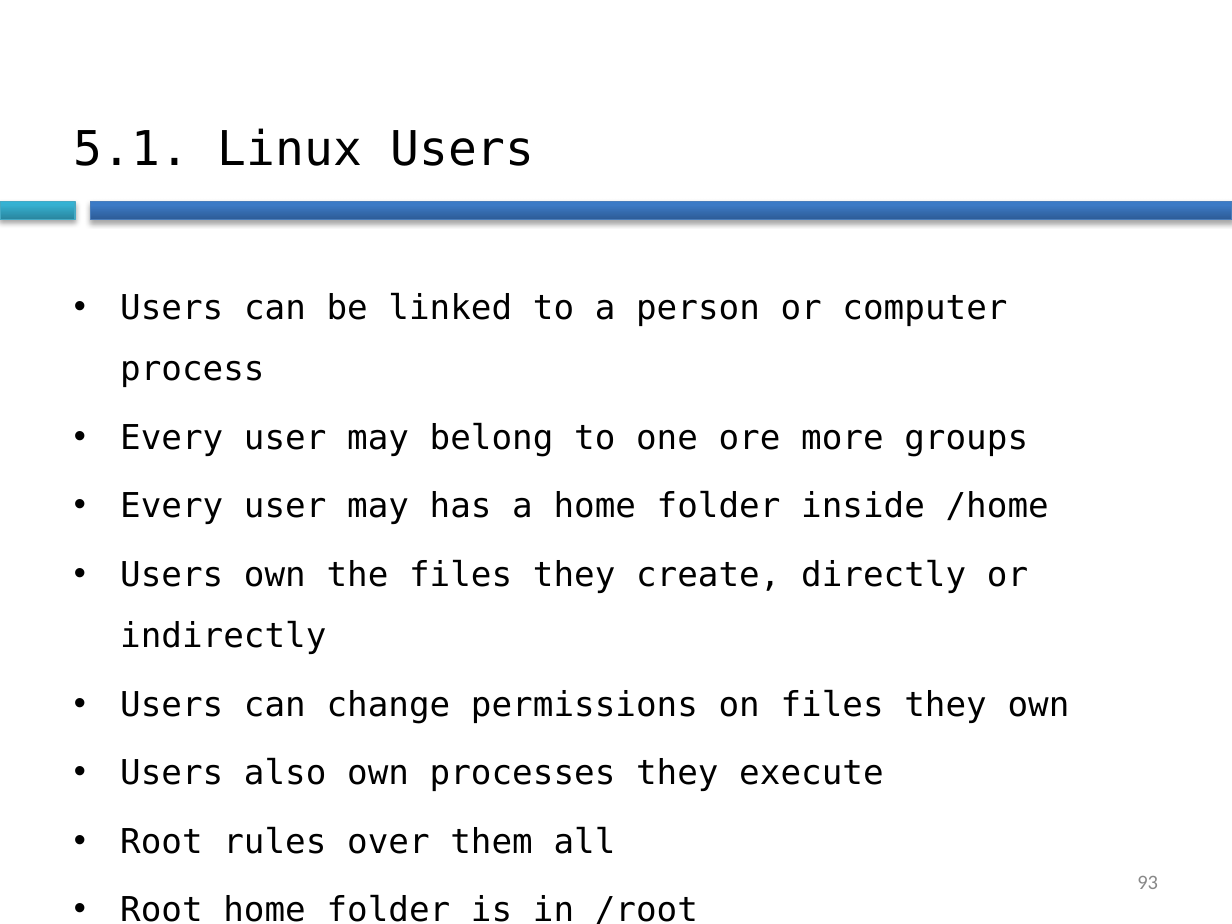
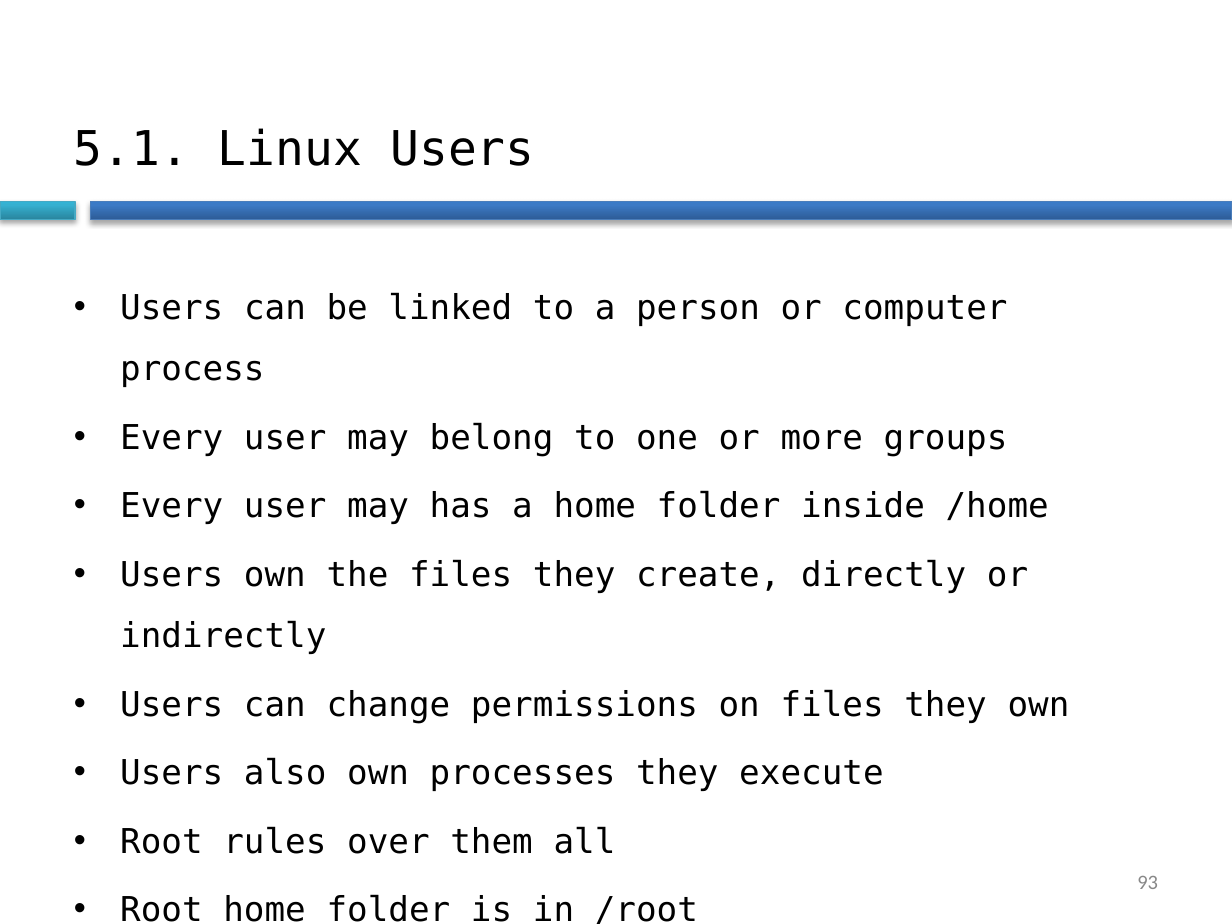
Before and after one commit to Daniel-VM/introduction_to_hpc, a slide deck: slide 93 of slides/linux_intro.pptx. Drawn at 1232x924 pixels with LibreOffice and Linux fonts; fonts in the diff are those of the drawing; background and template pictures are left out. Boxes give left, top, right and bottom in pixels: in the first picture for what was removed or moved away, otherwise in the second. Text is boxed around its words. In the diff, an @@ line names an element or a change of style, - is before the commit and + after.

```diff
--- a/slides/linux_intro.pptx
+++ b/slides/linux_intro.pptx
@@ text at [120, 422, 1008, 456]: text changed @@
-• Every user may belong to one ore more groups
+• Every user may belong to one or more groups
```
Also in this commit, not shown: 13 other slides changed, 1 other file.
